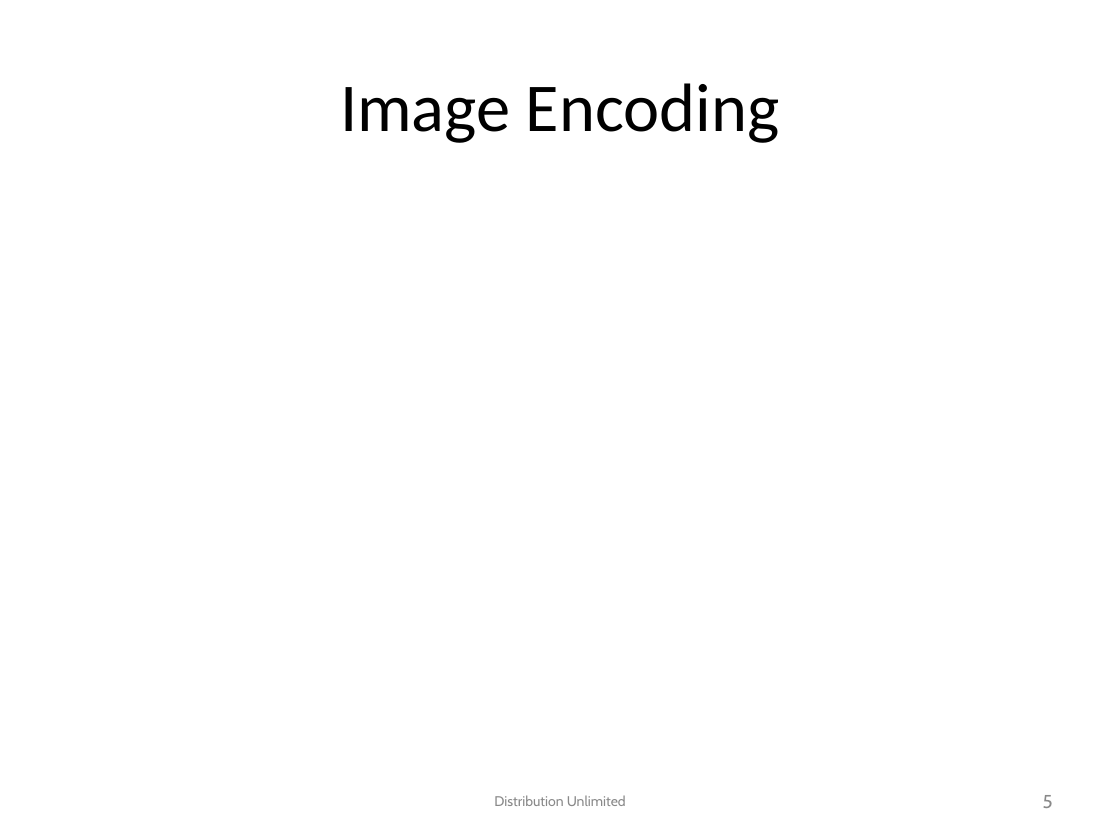
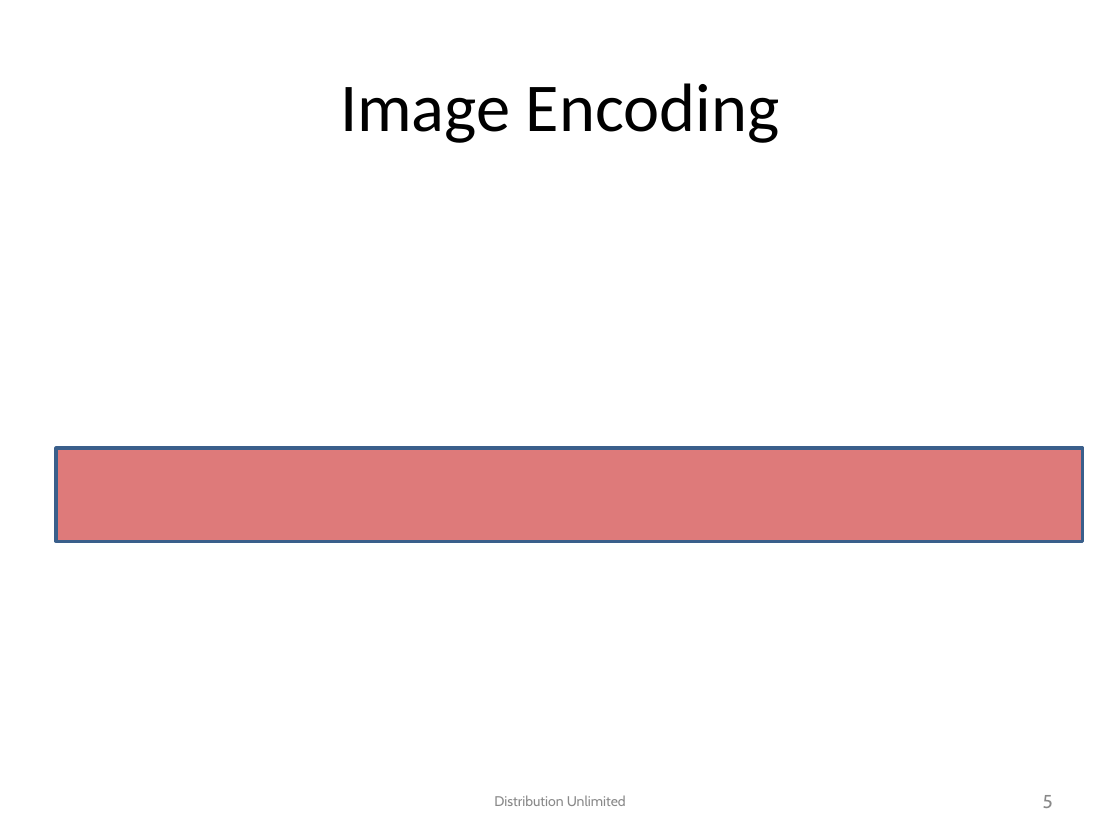
Before and after one commit to chengjianglong/ppaml-cp6, a slide deck: slide 5 of problem_statement/Challenge Problem 6.pptx. Drawn at 1120x840 pixels with LibreOffice and Linux fonts; fonts in the diff are those of the drawing; grey boxes stand for pictures; background and template pictures are left out. Boxes give left, top, right and bottom in pixels: in the first picture for what was removed or moved away, otherwise in the second. Text is boxed around its words. In the diff, an @@ line names an element or a change of style, - is before the commit and + after.

```diff
--- a/problem_statement/Challenge Problem 6.pptx
+++ b/problem_statement/Challenge Problem 6.pptx
@@ rectangle added at bbox=[56, 448, 1083, 541], fill #C00000 at 52% opacity, outline #3A5F8C 2 pt @@
```
Also in this commit, not shown: 1 other slide changed.
